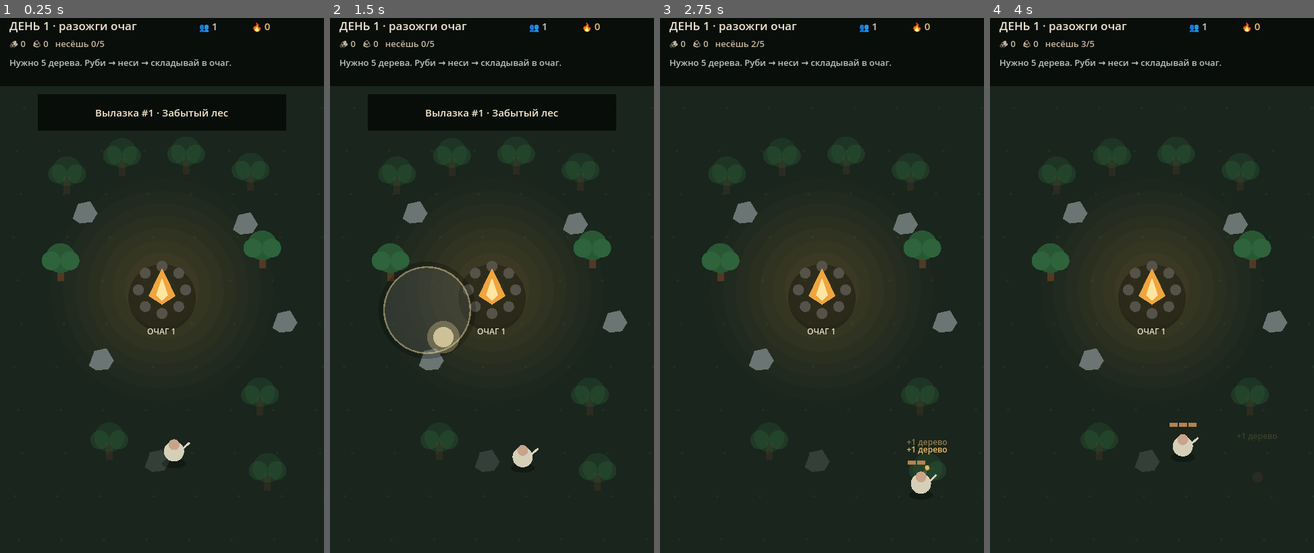
Above: before the commit, frames 1-4 (left to right).
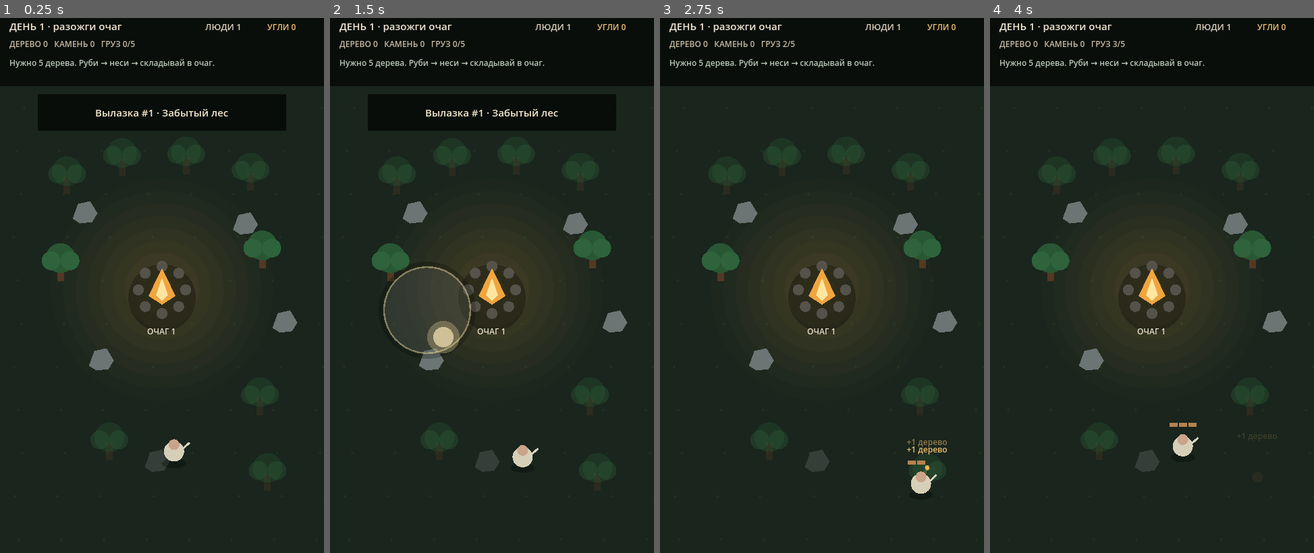
Above: after the commit, the same moments.

Repository: Yala4444/Last-Hearth
Game: Godot game, scene res://main.tscn
Same seed, same stepped clock (60 frames per second), same inputs: the game is played once before the commit and once after it.
Inputs (mouse positions are in pixels of both pictures, inside the frame that each line leads up to):
- Up to frame 1 (0.25 s): no input
- Up to frame 2 (1.5 s): tap Enter at 0.5 s; move the mouse to (563, 258) at 0.52 s; hold D 0.53-1.25 s; click (563, 258) at 0.67 s; tap Space at 1.25 s; drag from (427, 312) to (475, 392) at 1.27 s
- Up to frame 3 (2.75 s): move the mouse to (854, 162) at 2.02 s; hold D from 2.03 s (still down)
- Up to frame 4 (4 s): release D at 2.75 s; drag from (1135, 392) to (1054, 199) at 2.77 s; move the mouse to (1249, 365) at 3.52 s; hold A from 3.53 s (still down)

The runs differ from the first frame. In frame 1, 1.3% of the frame differs, in the area x 2-92%, y 0-10%; in frame 2, 1.3%; in frame 3, 1.3%; in frame 4, 1.3%.

Commit message:
feat: make survivors living world defenders

Diff:
--- a/scripts/main.gd
+++ b/scripts/main.gd
@@ -64,6 +64,7 @@
 var camp_wood := 0
 var camp_stone := 0
 var survivors := 1
+var survivor_agents: Array[Dictionary] = []
 var hearth_level := 1
 var hearth_hp := 150.0
 var hearth_max_hp := 150.0
@@ -202,6 +203,7 @@
 	camp_wood = 0
 	camp_stone = 0
 	survivors = 1
+	survivor_agents.clear()
 	hearth_level = 1
 	hearth_max_hp = 150.0
 	hearth_hp = hearth_max_hp
@@ -344,6 +346,7 @@
 func _update_expedition(delta: float) -> void:
 	_deposit_resources_if_close()
 	_update_resource_gathering()
+	_update_survivor_agents(delta)
 
 	if enemies.size() > 0:
 		_update_combat()
@@ -356,16 +359,16 @@
 		Stage.DAY1_RESCUE:
 			if hero_pos.distance_to(survivor_one_pos) < 42.0:
 				survivor_one_found = true
-				survivors = 2
-				_banner("Охотник присоединился", 1.8)
+				_add_survivor("hunter", survivor_one_pos)
+				_banner("Охотник присоединился и идёт к огню", 2.0)
 				_start_night(1)
 		Stage.WORKSHOP_CHOICE:
 			_update_workshop_choice()
 		Stage.DAY2_RESCUE:
 			if enemies.is_empty() and hero_pos.distance_to(survivor_two_pos) < 44.0:
 				survivor_two_found = true
-				survivors = 3
-				_banner("Рабочий спасён · людей 3", 1.8)
+				_add_survivor("worker", survivor_two_pos)
+				_banner("Рабочий спасён и возвращается в лагерь", 2.0)
 				_start_night(2)
 		Stage.EXPEDITION_CHOICE:
 			_update_expedition_choice()
@@ -490,8 +493,9 @@
 func _update_expedition_choice() -> void:
 	if hero_pos.distance_to(left_choice_pos) < 50.0:
 		expedition_choice = "people"
-		survivors += 2
-		_banner("Алтарь отозвался · +2 бойца", 2.0)
+		_add_survivor("guard", left_choice_pos + Vector2(-20, 16))
+		_add_survivor("guard", left_choice_pos + Vector2(20, 16))
+		_banner("Два бойца вышли к свету", 2.0)
 		_start_night(3)
 	elif hero_pos.distance_to(right_choice_pos) < 50.0:
 		expedition_choice = "damage"
@@ -621,9 +625,78 @@
 	})
 
 
+func _add_survivor(role: String, spawn_pos: Vector2) -> void:
+	var index := survivor_agents.size()
+	survivor_agents.append({
+		"role": role,
+		"pos": spawn_pos,
+		"phase": float(index) * 1.7,
+		"shot_cd": rng.randf_range(0.08, 0.35)
+	})
+	survivors = 1 + survivor_agents.size()
+	_burst(spawn_pos, 8)
+
+
+func _survivor_day_target(index: int, role: String) -> Vector2:
+	if role == "hunter":
+		return HEARTH_POS + Vector2(-84.0, 54.0)
+	if role == "worker":
+		return HEARTH_POS + (Vector2(-110.0, -48.0) if workshop_built else Vector2(88.0, 60.0))
+
+	var guard_slots: Array[Vector2] = [
+		Vector2(96, -54), Vector2(112, 36), Vector2(70, 88), Vector2(-68, 90)
+	]
+	return HEARTH_POS + guard_slots[index % guard_slots.size()]
+
+
+func _survivor_defense_target(index: int) -> Vector2:
+	var count := maxi(1, survivor_agents.size())
+	var angle := -PI * 0.78 + TAU * float(index) / float(count)
+	return HEARTH_POS + Vector2(cos(angle), sin(angle)) * 78.0
+
+
+func _update_survivor_agents(delta: float) -> void:
+	var night := stage in [Stage.NIGHT1, Stage.NIGHT2, Stage.NIGHT3]
+
+	for i in range(survivor_agents.size()):
+		var agent: Dictionary = survivor_agents[i]
+		var role := String(agent.get("role", "guard"))
+		var pos: Vector2 = agent["pos"]
+		var target := _survivor_defense_target(i) if night else _survivor_day_target(i, role)
+		var to_target := target - pos
+
+		if to_target.length() > 5.0:
+			var move_speed := 100.0 if night else 68.0
+			pos += to_target.normalized() * minf(to_target.length(), move_speed * delta)
+			agent["phase"] = float(agent.get("phase", 0.0)) + delta * 6.0
+
+		var cd := maxf(0.0, float(agent.get("shot_cd", 0.0)) - delta)
+		var can_fight := enemies.size() > 0 and (night or role == "hunter" or role == "guard")
+		if can_fight and cd <= 0.0:
+			var attack_range := 330.0 if role == "hunter" else (290.0 if role == "guard" else 220.0)
+			var targets := _nearest_enemy_indices(pos, attack_range, 1)
+			if targets.size() > 0:
+				var damage_scale := 0.70 if role == "hunter" else (0.55 if role == "guard" else 0.35)
+				shots.append({
+					"pos": pos + Vector2(0, -7),
+					"target": targets[0],
+					"damage": hero_damage * damage_scale,
+					"speed": 500.0,
+					"tower": false,
+					"ally": true
+				})
+				cd = 0.72 if role == "hunter" else (0.88 if role == "guard" else 1.15)
+
+		agent["pos"] = pos
+		agent["shot_cd"] = cd
+		survivor_agents[i] = agent
+
+	survivors = 1 + survivor_agents.size()
+
+
 func _update_combat() -> void:
 	if hero_shot_cd <= 0.0:
-		var targets: Array[int] = _nearest_enemy_indices(hero_pos, 285.0, maxi(1, survivors))
+		var targets: Array[int] = _nearest_enemy_indices(hero_pos, 285.0, 1)
 		for j in range(targets.size()):
 			var index: int = targets[j]
 			if index < 0 or index >= enemies.size():
@@ -1087,11 +1160,26 @@
 
 
 func _draw_companions() -> void:
-	var visible_count := mini(survivors - 1, 4)
-	for i in range(visible_count):
-		var angle := float(i) * 1.35 + 0.8
-		var pos := hero_pos + Vector2(cos(angle), sin(angle)) * 34.0
-		_draw_person(pos, Color("#c6c3b0"), hero_walk_phase + float(i))
+	for agent: Dictionary in survivor_agents:
+		var role := String(agent.get("role", "guard"))
+		var pos: Vector2 = agent["pos"]
+		var phase := float(agent.get("phase", 0.0))
+		var body_color := Color("#758d68")
+		if role == "worker":
+			body_color = Color("#a27a52")
+		elif role == "guard":
+			body_color = Color("#6c8196")
+
+		_draw_person(pos, body_color, phase)
+
+		if role == "hunter":
+			draw_line(pos + Vector2(8, -3), pos + Vector2(18, -12), Color("#d5c39d"), 2.0)
+			draw_arc(pos + Vector2(17, -8), 7.0, -1.6, 1.4, 10, Color("#d5c39d"), 1.5)
+		elif role == "worker":
+			draw_line(pos + Vector2(7, 0), pos + Vector2(18, -8), Color("#c8b086"), 3.0)
+			draw_rect(Rect2(pos + Vector2(15, -12), Vector2(8, 7)), Color("#8f7657"))
+		else:
+			draw_line(pos + Vector2(8, -2), pos + Vector2(20, -11), Color("#c6ccd0"), 2.0)
 
 
 func _draw_person(pos: Vector2, color: Color, phase: float) -> void:
@@ -1207,10 +1295,10 @@
 	draw_rect(Rect2(Vector2(0, 0), Vector2(480, 108)), Color(0.035, 0.05, 0.04, 0.93))
 
 	if mode == Mode.HUB:
-		draw_string(font, Vector2(16, 30), "🔥 Угли: %d" % int(meta.get("embers", 0)), HORIZONTAL_ALIGNMENT_LEFT, 150, 16, Color("#f0d298"))
-		draw_string(font, Vector2(168, 30), "🎒 +%d" % int(meta.get("carry_level", 0)), HORIZONTAL_ALIGNMENT_LEFT, 90, 16, Color("#d7cab0"))
-		draw_string(font, Vector2(265, 30), "⚔ +%d%%" % (int(meta.get("damage_level", 0)) * 10), HORIZONTAL_ALIGNMENT_LEFT, 100, 16, Color("#d7cab0"))
-		draw_string(font, Vector2(372, 30), "v0.3", HORIZONTAL_ALIGNMENT_LEFT, 80, 13, Color("#87968a"))
+		draw_string(font, Vector2(16, 30), "УГЛИ %d" % int(meta.get("embers", 0)), HORIZONTAL_ALIGNMENT_LEFT, 120, 15, Color("#f0d298"))
+		draw_string(font, Vector2(145, 30), "РЮКЗАК +%d" % int(meta.get("carry_level", 0)), HORIZONTAL_ALIGNMENT_LEFT, 115, 14, Color("#d7cab0"))
+		draw_string(font, Vector2(275, 30), "УРОН +%d%%" % (int(meta.get("damage_level", 0)) * 10), HORIZONTAL_ALIGNMENT_LEFT, 120, 14, Color("#d7cab0"))
+		draw_string(font, Vector2(414, 30), "v0.4", HORIZONTAL_ALIGNMENT_LEFT, 50, 12, Color("#87968a"))
 		draw_string(font, Vector2(16, 70), "Хаб живёт между вылазками. Всё здесь сохраняется.", HORIZONTAL_ALIGNMENT_LEFT, 448, 13, Color("#a9b5a8"))
 		return
 
@@ -1219,12 +1307,12 @@
 
 	var stage_title := _stage_title()
 	var objective := _objective_text()
-	draw_string(font, Vector2(14, 25), stage_title, HORIZONTAL_ALIGNMENT_LEFT, 250, 17, Color("#f1e7d2"))
-	draw_string(font, Vector2(295, 25), "👥 %d" % survivors, HORIZONTAL_ALIGNMENT_LEFT, 70, 15, Color("#d8cfba"))
-	draw_string(font, Vector2(373, 25), "🔥 %d" % run_embers, HORIZONTAL_ALIGNMENT_LEFT, 70, 15, Color("#efc071"))
-
-	draw_string(font, Vector2(14, 50), "🪵 %d   🪨 %d   несёшь %d/%d" % [camp_wood, camp_stone, carried_wood + carried_stone, carry_limit], HORIZONTAL_ALIGNMENT_LEFT, 300, 13, Color("#c7baa1"))
-	draw_string(font, Vector2(14, 78), objective, HORIZONTAL_ALIGNMENT_LEFT, 448, 13, Color("#bac7b9"))
+	draw_string(font, Vector2(14, 25), stage_title, HORIZONTAL_ALIGNMENT_LEFT, 278, 15, Color("#f1e7d2"))
+	draw_string(font, Vector2(304, 25), "ЛЮДИ %d" % survivors, HORIZONTAL_ALIGNMENT_LEFT, 86, 13, Color("#d8cfba"))
+	draw_string(font, Vector2(396, 25), "УГЛИ %d" % run_embers, HORIZONTAL_ALIGNMENT_LEFT, 70, 12, Color("#efc071"))
+
+	draw_string(font, Vector2(14, 50), "ДЕРЕВО %d   КАМЕНЬ %d   ГРУЗ %d/%d" % [camp_wood, camp_stone, carried_wood + carried_stone, carry_limit], HORIZONTAL_ALIGNMENT_LEFT, 450, 12, Color("#c7baa1"))
+	draw_string(font, Vector2(14, 78), objective, HORIZONTAL_ALIGNMENT_LEFT, 448, 12, Color("#bac7b9"))
 
 	if stage in [Stage.NIGHT1, Stage.NIGHT2, Stage.NIGHT3]:
 		draw_rect(Rect2(Vector2(14, 90), Vector2(452, 6)), Color("#2d312c"))
@@ -1234,7 +1322,7 @@
 func _stage_title() -> String:
 	match stage:
 		Stage.DAY1_GATHER: return "ДЕНЬ 1 · разожги очаг"
-		Stage.DAY1_RESCUE: return "ДЕНЬ 1 · свет открыл человека"
+		Stage.DAY1_RESCUE: return "ДЕНЬ 1 · найден выживший"
 		Stage.NIGHT1: return "НОЧЬ 1"
 		Stage.DAY2_BUILD: return "ДЕНЬ 2 · восстанови мастерскую"
 		Stage.WORKSHOP_CHOICE: return "ДЕНЬ 2 · выбери развитие"
